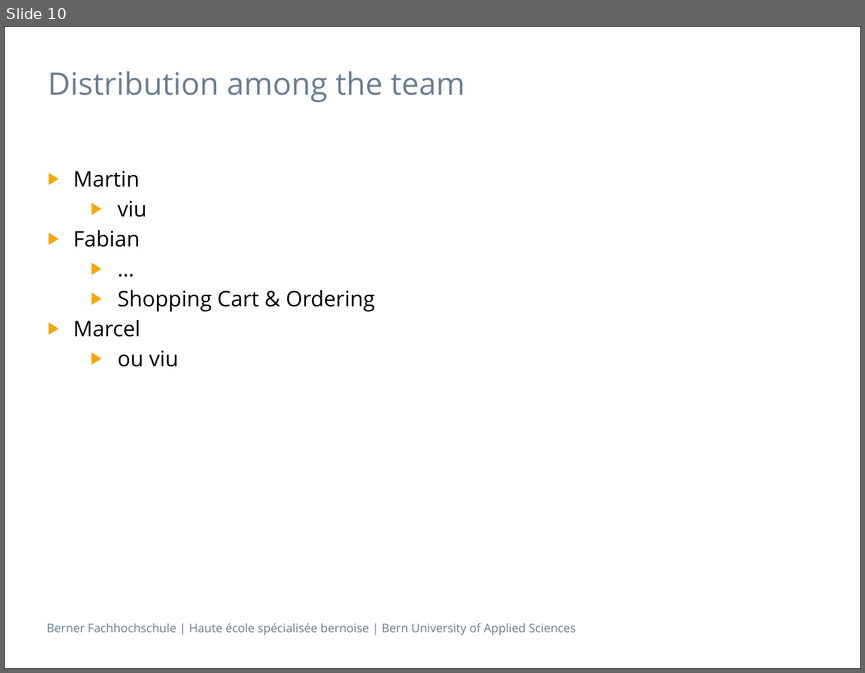
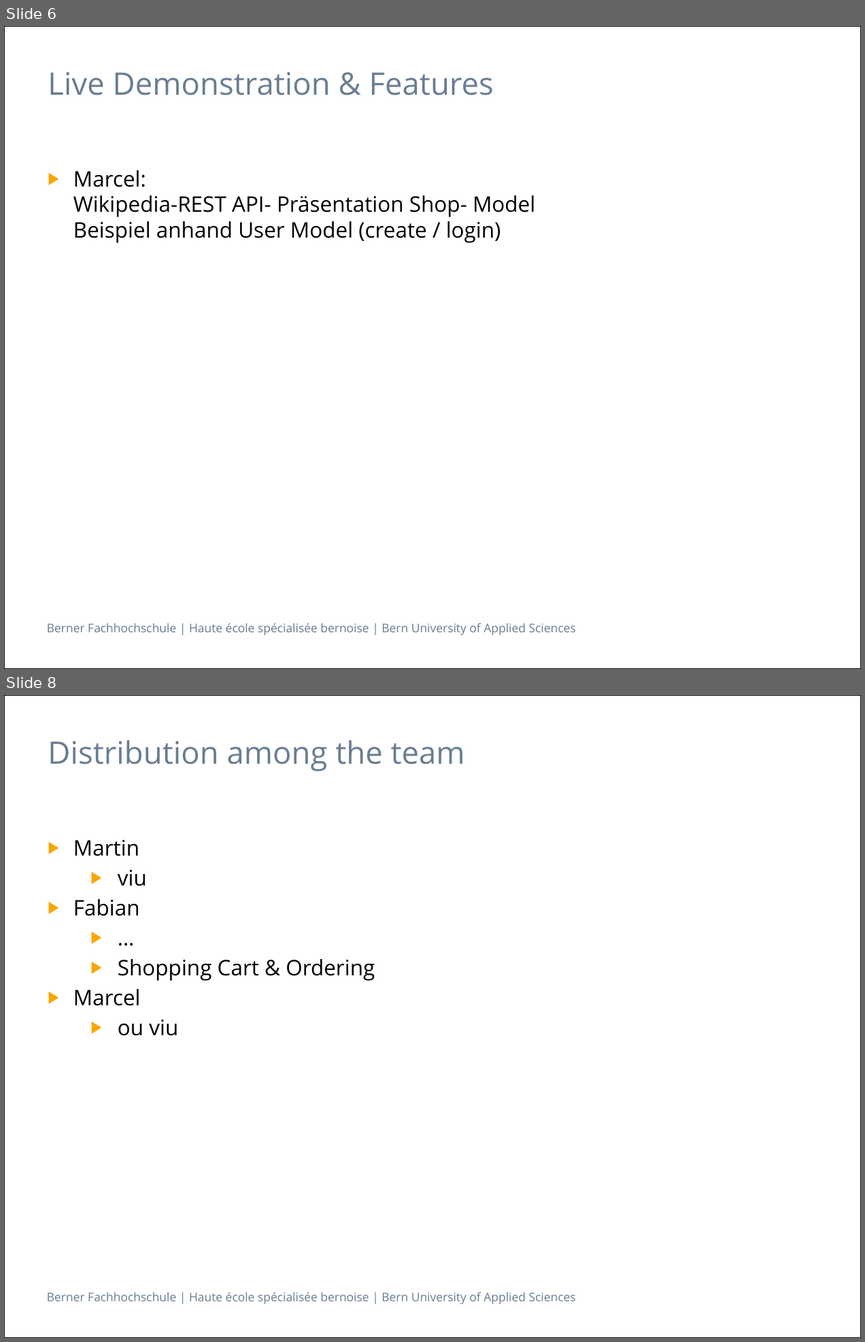
Before and after one commit to Makae/ch.bfh.bti7054.w2014.q.groot, a slide deck: trunk/doc/Presentation.pptx. Shown one above the other, each under a label of ours: slide 10 before the commit, slides 6 and 8 after it; the slides between them are not shown. The pictures are 865x673 and 865x1342 pixels, drawn with LibreOffice and Linux fonts; fonts in the diff are those of the drawing. Boxes give left, top, right and bottom in pixels: in the first picture for what was removed or moved away, otherwise in the second. Text is boxed around its words. In the diff, an @@ line names an element or a change of style, - is before the commit and + after.

```diff
--- a/trunk/doc/Presentation.pptx
+++ b/trunk/doc/Presentation.pptx
@@ slide 6 added at <box>4,26,861,669</box>, background #FFFFFF; not listed: 2 template elements that a slide beside it also shows @@
@@ title added at <box>48,72,494,95</box>, 26 pt, text #697D91 @@
+Live Demonstration & Features
@@ text added at <box>73,170,535,243</box>, 18 pt, text #000000 @@
+▶ Marcel:
+  Wikipedia-REST API- Präsentation Shop- Model
+  Beispiel anhand User Model (create / login)
@@ what was slide 10 is now slide 8 @@
```
Also in this commit, not shown: 5 slides changed, 1 other slide added, 4 slides removed.
